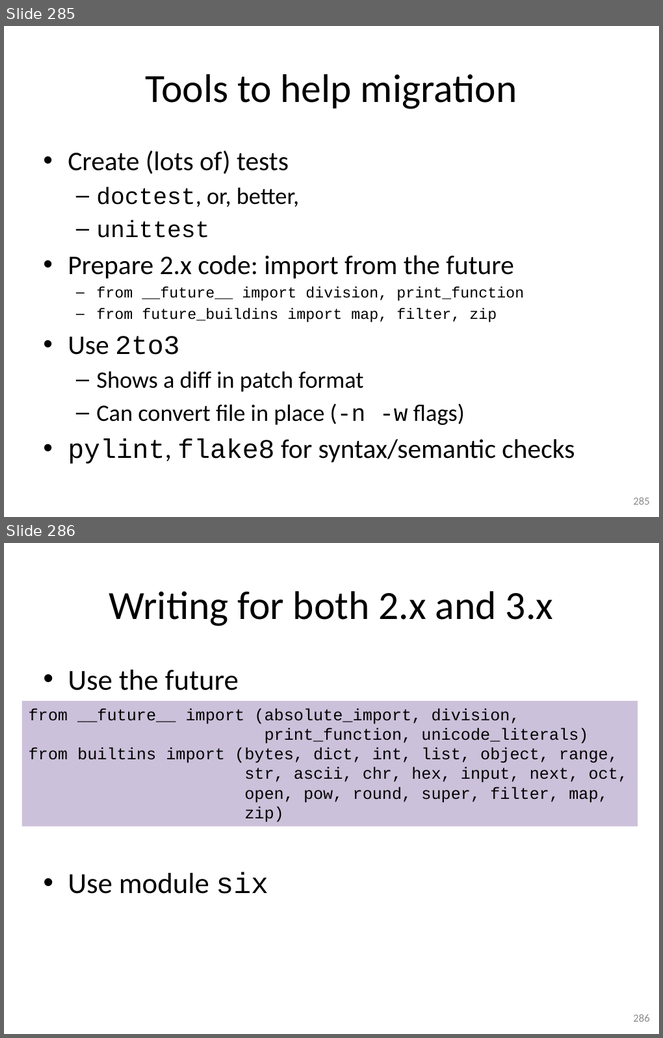
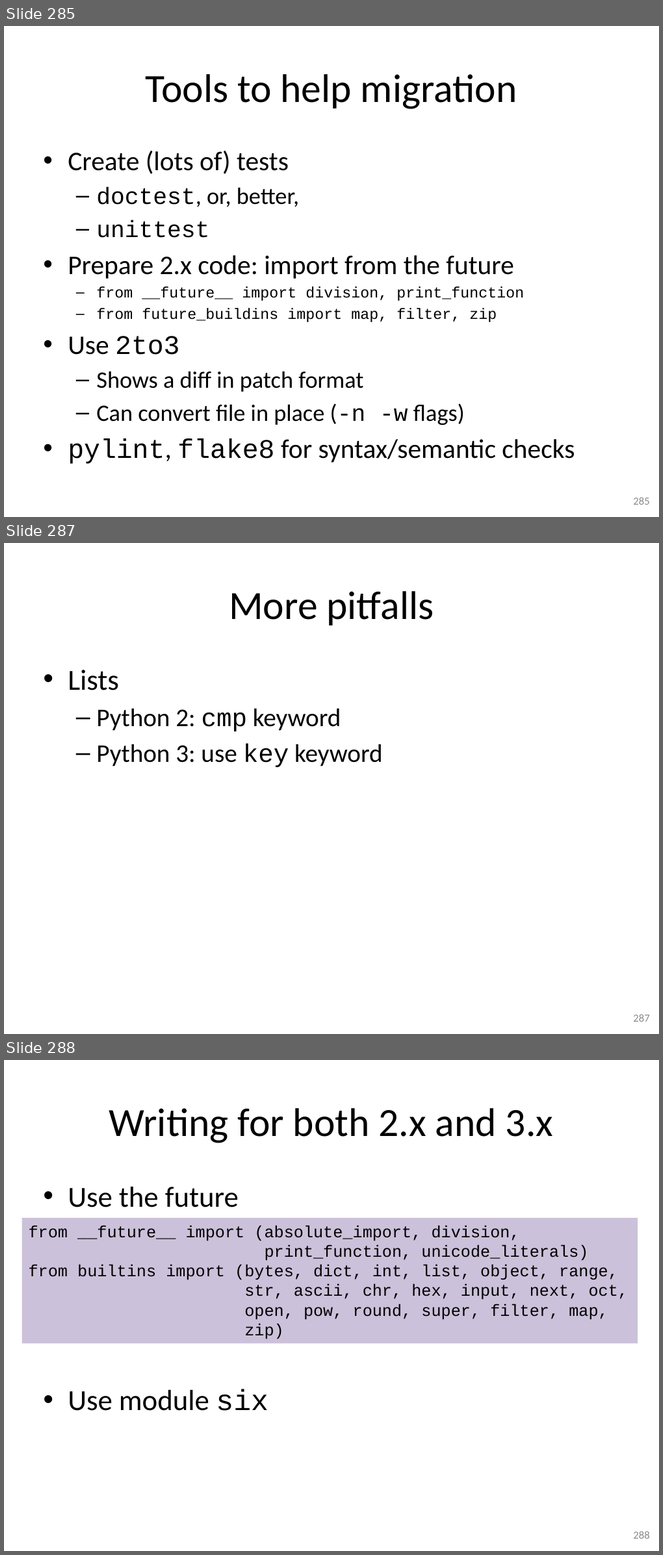
Before and after one commit to gjbex/training-material, a slide deck: Python/python-intro.pptx. Shown one above the other, each under a label of ours: slides 285 and 286 before the commit, slides 285, 287 and 288 after it; the slides between them are not shown. The pictures are 663x1038 and 663x1555 pixels, drawn with LibreOffice and Linux fonts; fonts in the diff are those of the drawing. Boxes give left, top, right and bottom in pixels: in the first picture for what was removed or moved away, otherwise in the second. Text is boxed around its words. In the diff, an @@ line names an element or a change of style, - is before the commit and + after.

```diff
--- a/Python/python-intro.pptx
+++ b/Python/python-intro.pptx
@@ slide 287 added at (4,543,659,1034), background #FFFFFF @@
@@ title added at (229,591,434,626), 44 pt, text #000000 @@
+More pitfalls
@@ text added at (68,670,383,767), 28 pt, text #000000 @@
+• Lists
+  – Python 2: cmp keyword
+  – Python 3: use key keyword
@@ page number added at (633,1014,650,1022), 12 pt, text #8C8C8C @@
+287
@@ what was slide 286 is now slide 288 @@
@@ page number at (633,1531,650,1539): text changed @@
-286
+288
```
Also in this commit, not shown: 1 other slide added.
